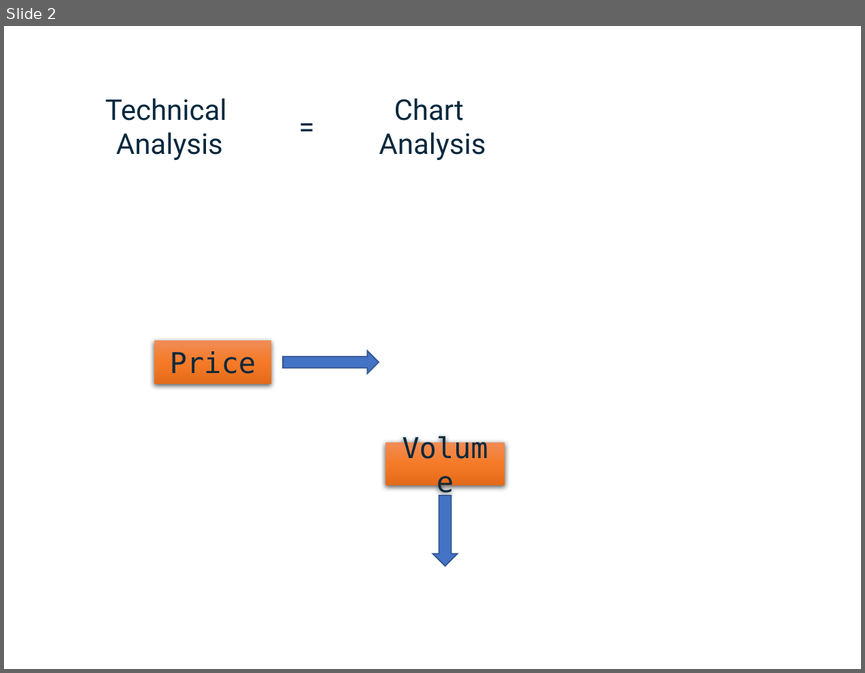
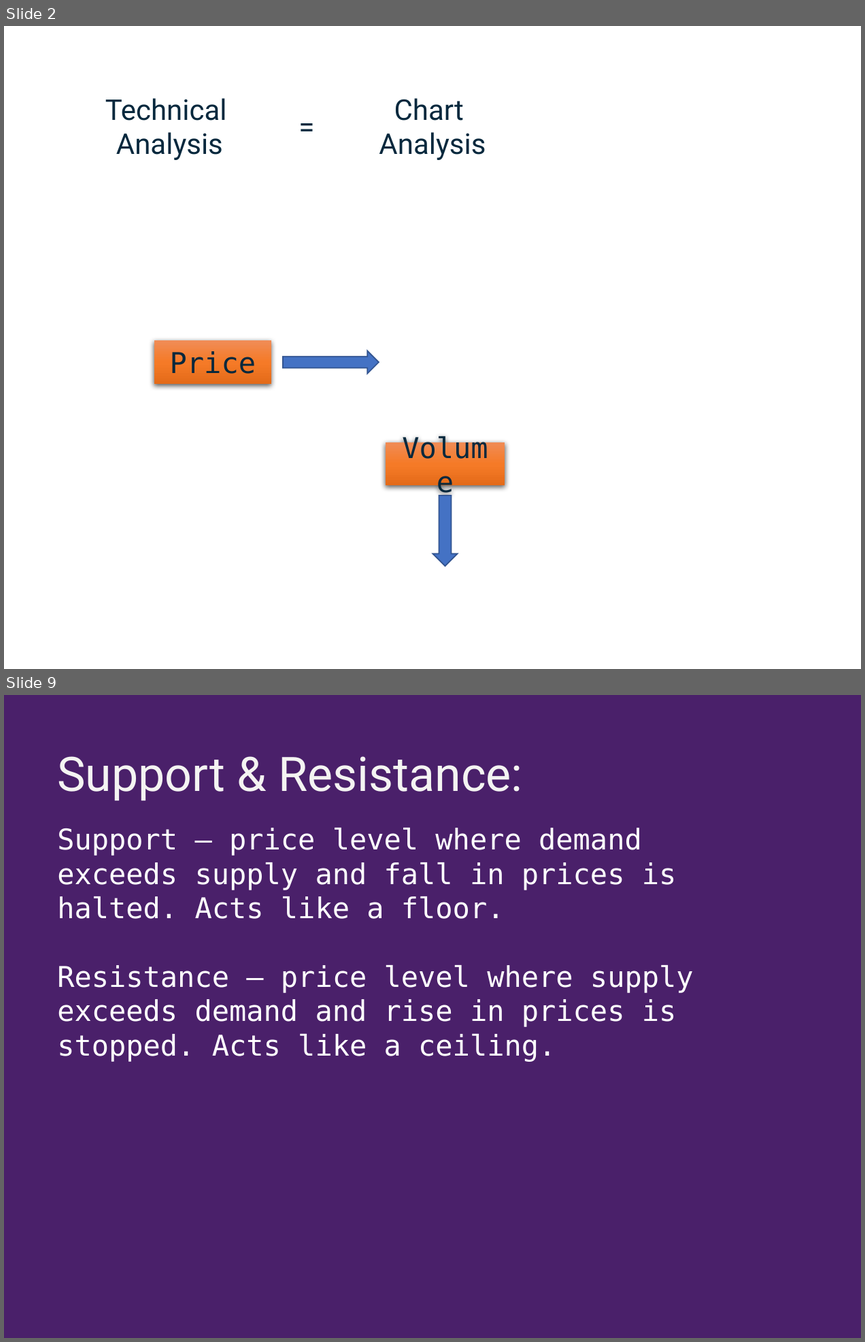
Before and after one commit to shoeb072022/SkeptiBullData, a slide deck: Introductory lecture/Technical Analysis.pptx. Shown one above the other, each under a label of ours: slide 2 before the commit, slides 2 and 9 after it; the slides between them are not shown. The pictures are 865x673 and 865x1342 pixels, drawn with LibreOffice and Linux fonts; fonts in the diff are those of the drawing; background and template pictures are left out. Boxes give left, top, right and bottom in pixels: in the first picture for what was removed or moved away, otherwise in the second. Text is boxed around its words. In the diff, an @@ line names an element or a change of style, - is before the commit and + after.

```diff
--- a/Introductory lecture/Technical Analysis.pptx
+++ b/Introductory lecture/Technical Analysis.pptx
@@ slide 9 added at bbox=[4, 695, 861, 1338], background #4A206A @@
@@ text added at bbox=[57, 756, 522, 801], 40 pt, text #F4F4F2 @@
+Support & Resistance:
@@ text added at bbox=[57, 828, 694, 1062], 24 pt, text #FFFFFF @@
+Support – price level where demand exceeds supply and fall in prices is halted. Acts like a floor.
+Resistance – price level where supply exceeds demand and rise in prices is stopped. Acts like a ceiling.
```
Also in this commit, not shown: 2 slides changed, 12 other slides added, 3 slides removed, 1 other file.
